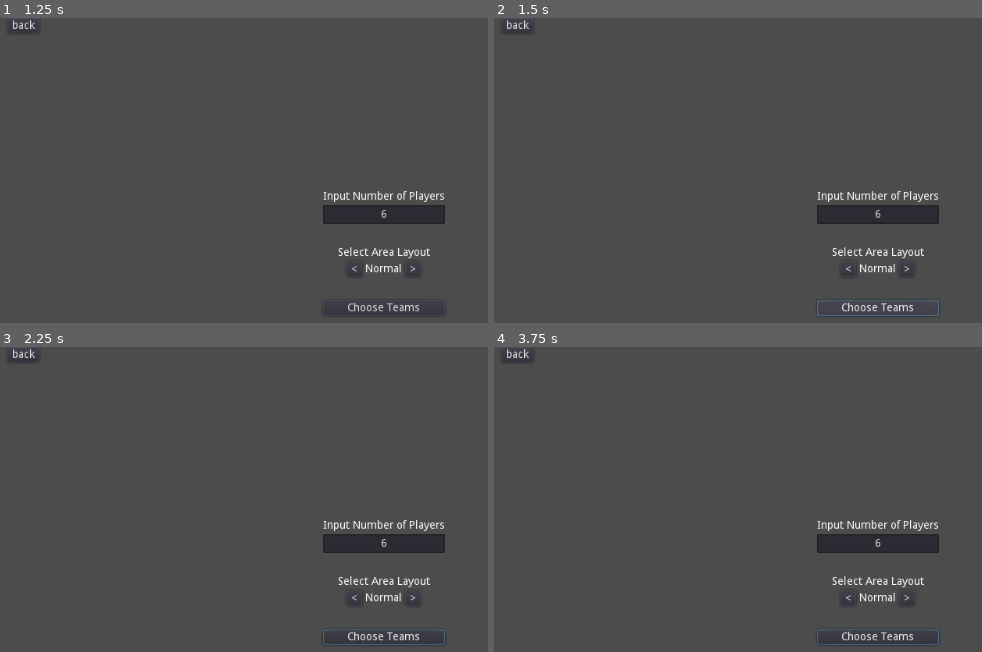
Above: before the commit, frames 1-4 (two rows, left to right).
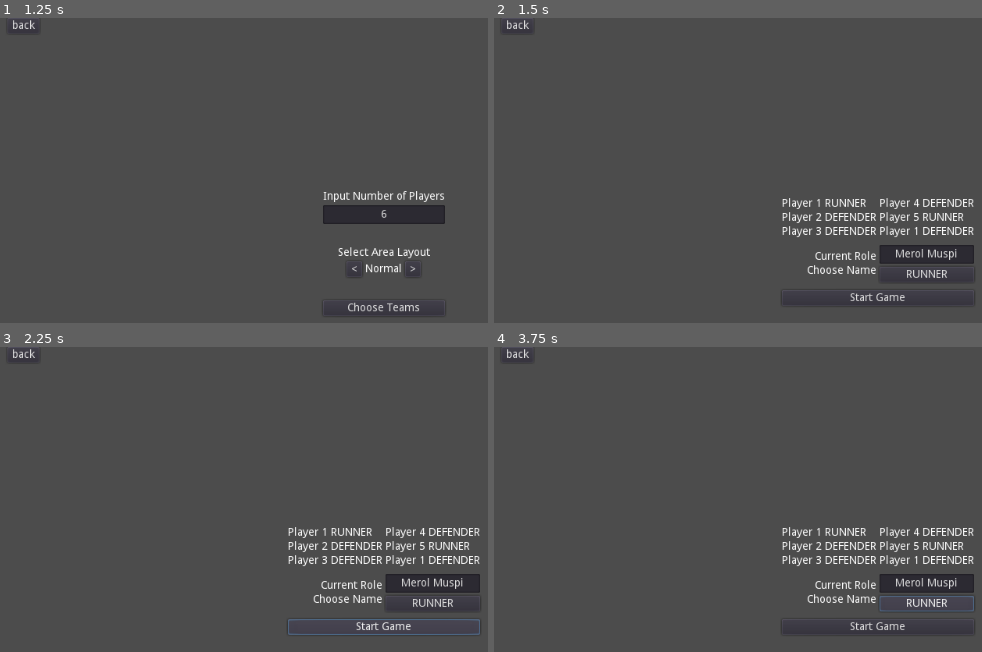
Above: after the commit, the same moments.

Repository: kqnunez/PATINTER.iO
Game: Godot game, scene res://Start_ExitGameUI.tscn
Two runs of this game, one before a commit and one after it. Both use one fixed random seed, a clock stepped at 60 frames per second and the inputs below.
Inputs (mouse positions are in pixels of both pictures, inside the frame that each line leads up to):
- Up to frame 1 (1.25 s): click "Start" at 0.5 s
- Up to frame 2 (1.5 s): click "Choose Teams" at 1.25 s
- Up to frame 3 (2.25 s): click (385, 627) at 2 s, where only the run after the commit has a clickable "Start Game"
- Up to frame 4 (3.75 s): click (879, 627) at 2.75 s, where only the run after the commit has a clickable "Start Game"; click (928, 603) at 3.5 s, where only the run after the commit has a clickable "RUNNER"

Frame 1 is identical in both runs. In frame 2, 5.3% of the frame differs, in the area x 59-99%, y 56-98%; in frame 3, 5.5%; in frame 4, 5.3%.
Error before the commit: Invalid set index 'playerNo' (on base: 'String') with value of type 'int'. (res://SceneManager.gd:14)

Commit message:
Update SceneManager.gd

Diff:
--- a/SceneManager.gd
+++ b/SceneManager.gd
@@ -10,9 +10,16 @@
 func _ready():
 	pass # Replace with function body.
 
-func passPlayerNoLayout(oldScene, newScene):
+#Based on: https://docs.godotengine.org/en/3.0/getting_started/step_by_step/singletons_autoload.html#custom-scene-switcher
+#https://godotengine.org/qa/24773/how-to-load-and-change-scenes
+func passPlayerNoLayout(oldScene, newScenePath):
+	var newScene = load(newScenePath).instance()
 	newScene.playerNo = int(oldScene.playerNo)
 	newScene.playAreaLayout = int(oldScene.playAreaLayout)
+
+	get_tree().get_root().remove_child(oldScene)
+	get_tree().get_root().add_child(newScene)
+	get_tree().set_current_scene(newScene)
 # Called every frame. 'delta' is the elapsed time since the previous frame.
 #func _process(delta):
 #	pass
